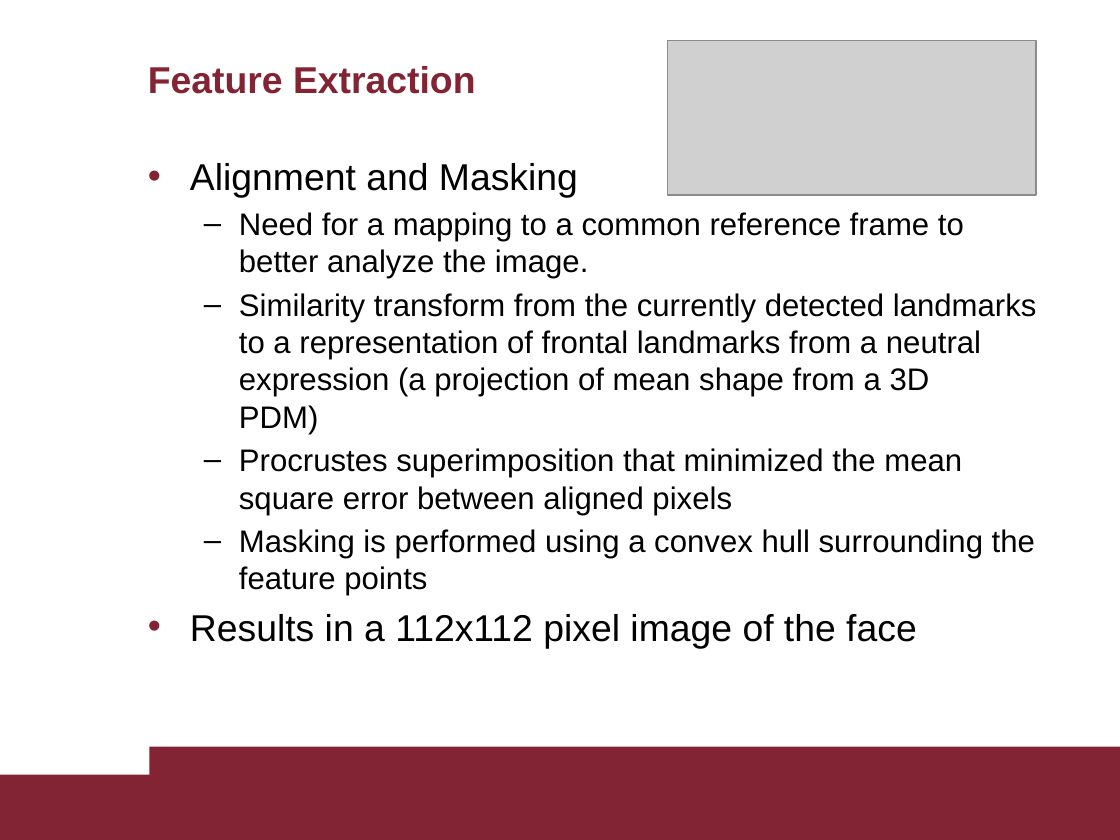
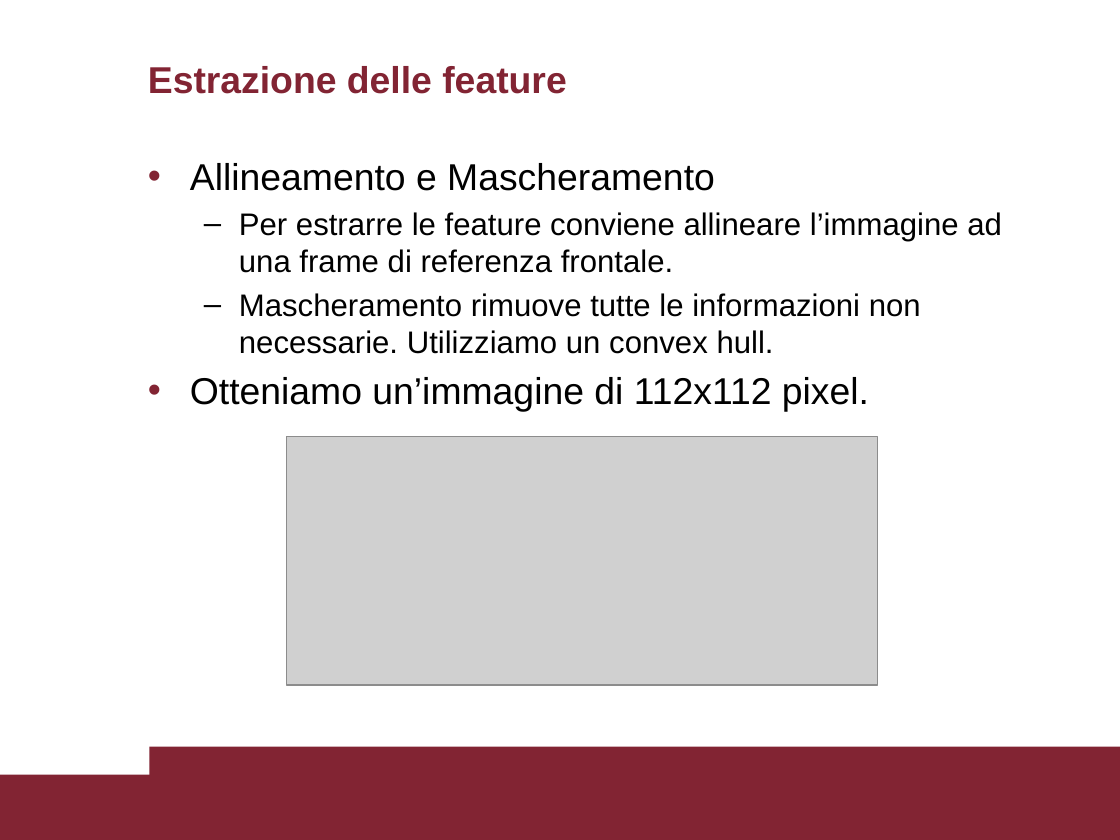
Before and after one commit to AscaL/thesis, a slide deck: slide 11 of Tesi Emanuele Orfanelli 1383726.pptx (slide 12 before the commit). Drawn at 1120x840 pixels with LibreOffice and Linux fonts; fonts in the diff are those of the drawing; grey boxes stand for pictures. Boxes give left, top, right and bottom in pixels: in the first picture for what was removed or moved away, otherwise in the second. Text is boxed around its words. In the diff, an @@ line names an element or a change of style, - is before the commit and + after.

```diff
--- a/Tesi Emanuele Orfanelli 1383726.pptx
+++ b/Tesi Emanuele Orfanelli 1383726.pptx
@@ title at box(148, 66, 566, 94): text changed @@
-Feature Extraction
+Estrazione delle feature
@@ text at box(190, 163, 1002, 412): text changed @@
-• Alignment and Masking
-  – Need for a mapping to a common reference frame to better analyze the image.
-  – Similarity transform from the currently detected landmarks to a representation of frontal landmarks from a neutral expression (a projection of mean shape from a 3D
-    PDM)
-  – Procrustes superimposition that minimized the mean square error between aligned pixels
-  – Masking is performed using a convex hull surrounding the feature points
-• Results in a 112x112 pixel image of the face
+• Allineamento e Mascheramento
+  – Per estrarre le feature conviene allineare l’immagine ad una frame di referenza frontale.
+  – Mascheramento rimuove tutte le informazioni non necessarie. Utilizziamo un convex hull.
+• Otteniamo un’immagine di 112x112 pixel.
@@ picture: place and size @@
-picture at box(668, 40, 1036, 195)
+picture at box(287, 437, 878, 685)
```
Also in this commit, not shown: 22 other slides changed, 1 slide added, 3 slides removed, 1 other file.
